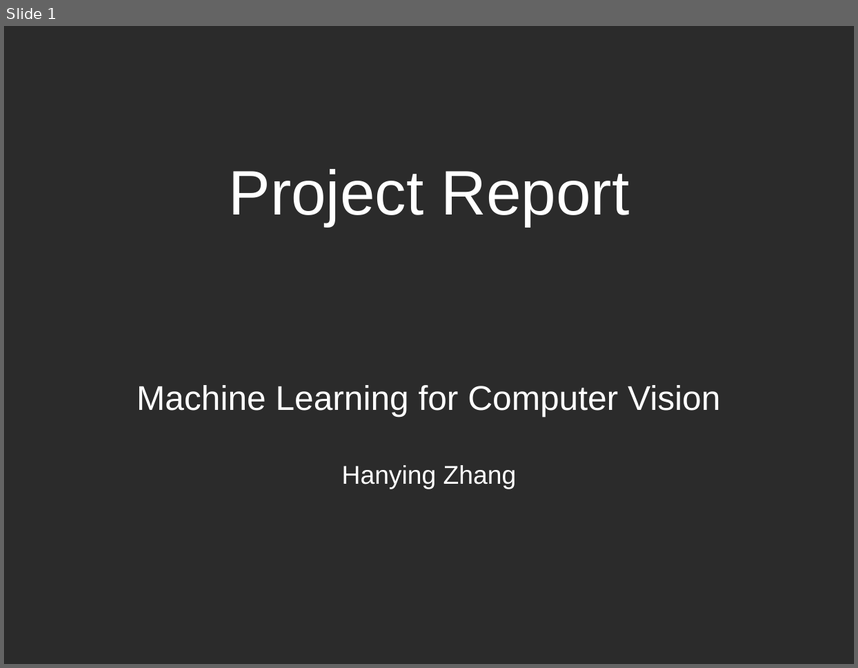
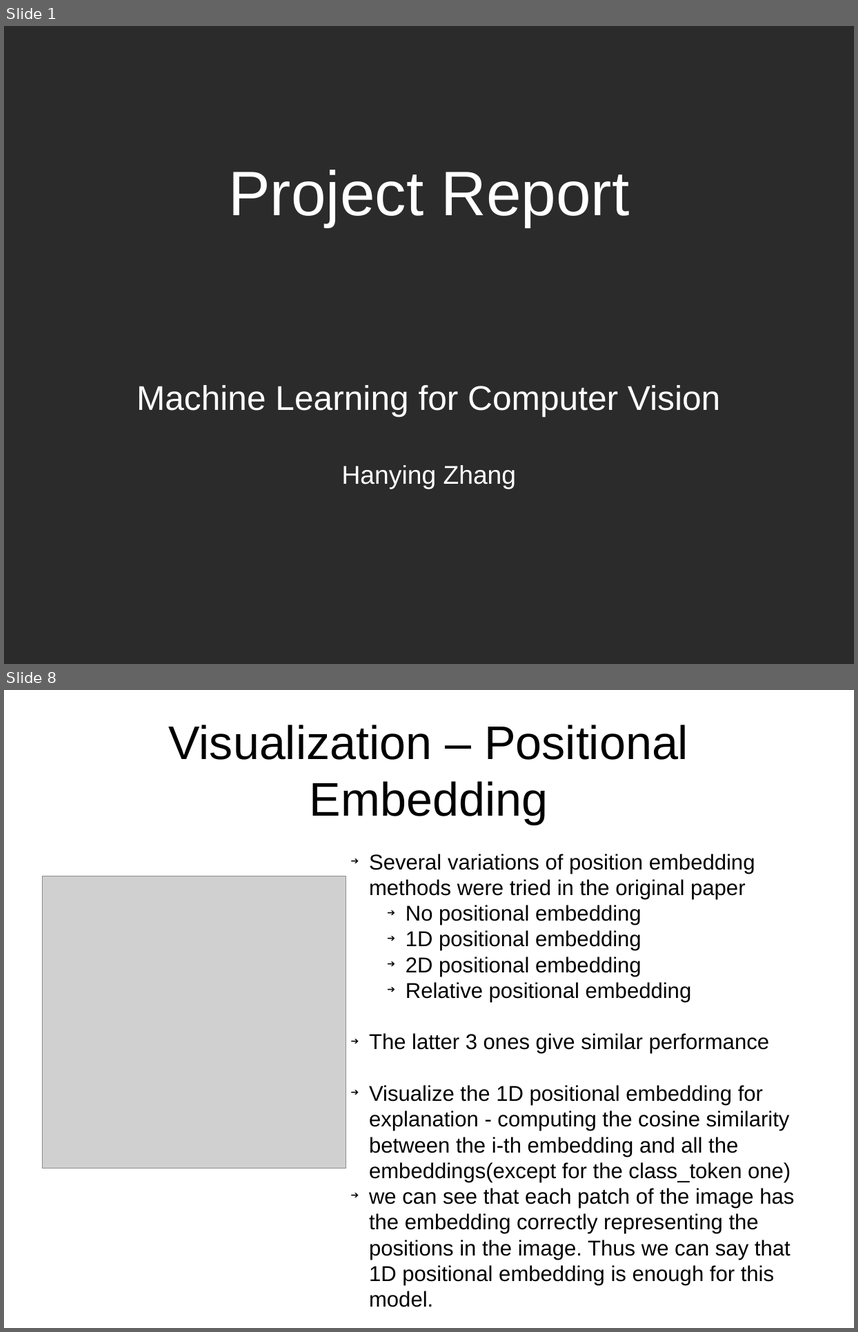
Before and after one commit to runnphoenix/ViT-experiment, a slide deck: report/report.pptx. Shown one above the other, each under a label of ours: slide 1 before the commit, slides 1 and 8 after it; the slides between them are not shown. The pictures are 858x668 and 858x1332 pixels, drawn with LibreOffice and Linux fonts; fonts in the diff are those of the drawing; grey boxes stand for pictures; background and template pictures are left out; a plain dark background stands for a picture behind light text. Boxes give left, top, right and bottom in pixels: in the first picture for what was removed or moved away, otherwise in the second. Text is boxed around its words. In the diff, an @@ line names an element or a change of style, - is before the commit and + after.

```diff
--- a/report/report.pptx
+++ b/report/report.pptx
@@ slide 8 added at (4, 690, 854, 1328), background picture (left out) @@
@@ text added at (168, 724, 688, 824), 44 pt, text #000000 @@
+Visualization – Positional Embedding
@@ text added at (369, 854, 794, 1285), 20 pt, text #000000 @@
+➔ Several variations of position embedding methods were tried in the original paper
+    ➔ No positional embedding
+    ➔ 1D positional embedding
+    ➔ 2D positional embedding
+    ➔ Relative positional embedding
+➔ The latter 3 ones give similar performance
+➔ Visualize the 1D positional embedding for explanation - computing the cosine similarity between the i-th embedding and all the embeddings(except for the class_token one)
+➔ we can see that each patch of the image has the embedding correctly representing the positions in the image. Thus we can say that 1D positional embedding is enough for this model.
@@ picture added at (43, 876, 346, 1168) @@
```
Also in this commit, not shown: 1 slide changed, 9 other slides added, 1 slide removed, 5 other files.
